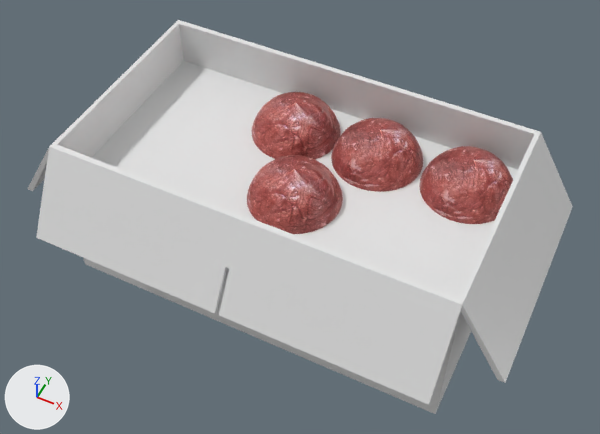
What one commit did to the Blender file Assets/Models/blend/Box.blend.
Before and after are seen from a 50 mm lens placed at (0.647, -1.28, 1.549), pointed at (0.031, -0.047, 0.007). The axes (+X, +Y, +Z) are drawn at lower left. The lights are the same throughout.

The scene before the commit, as lines of its bpy script (objects in view):
```python
ob_cube = bpy.data.objects.new('Cube', me_cube)
ob_cube.location = (0.0, 0.0, 0.0)
ob_cube.scale = (0.502, 0.28, 0.218)
ob_plane = bpy.data.objects.new('Plane', me_plane)
ob_plane.location = (0.0, 0.0, 0.093)
ob_plane.scale = (-0.498, -0.273, -0.273)
ob_sphere = bpy.data.objects.new('Sphere', me_sphere)
ob_sphere.location = (0.385, 0.147, 0.073)
ob_sphere.scale = (0.117, 0.117, 0.117)
ob_sphere_001 = bpy.data.objects.new('Sphere.001', me_sphere_001)
ob_sphere_001.location = (0.15, 0.146, 0.073)
ob_sphere_001.scale = (0.117, 0.117, 0.117)
ob_sphere_002 = bpy.data.objects.new('Sphere.002', me_sphere_002)
ob_sphere_002.location = (0.026, -0.066, 0.073)
ob_sphere_002.rotation_euler = (0.0, 0.0, -1.123)  # degrees (0, 0, -64)
ob_sphere_002.scale = (0.117, 0.117, 0.117)
ob_sphere_003 = bpy.data.objects.new('Sphere.003', me_sphere_003)
ob_sphere_003.location = (-0.077, 0.145, 0.073)
ob_sphere_003.rotation_euler = (0.0, 0.0, -1.123)  # degrees (0, 0, -64)
ob_sphere_003.scale = (0.117, 0.117, 0.117)
```
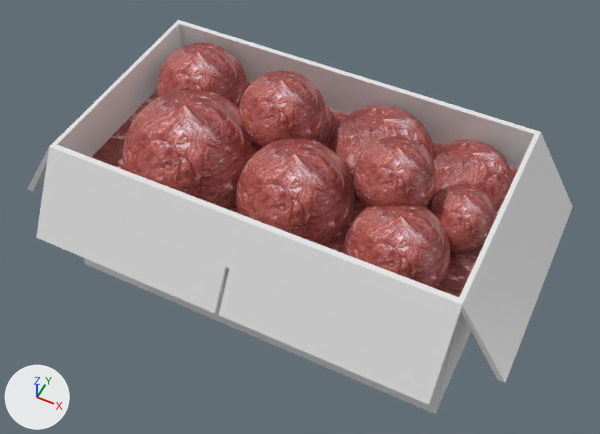
Where the change shows, as pixel boxes (x1, y1, x2, y2) in the pictures (600 x 434 px):
```json
{"object": "Meat", "change": "added", "after": [91, 43, 518, 297]}
{"object": "Plane", "change": "deleted", "before": [91, 61, 518, 297]}
{"object": "Sphere.002", "change": "deleted", "before": [247, 155, 343, 234]}
{"object": "Sphere", "change": "deleted", "before": [419, 146, 513, 224]}
{"object": "Sphere.001", "change": "deleted", "before": [331, 118, 423, 192]}
{"object": "Sphere.003", "change": "deleted", "before": [252, 92, 341, 159]}
```

Scene script edits in JSON lines:
```json
{"op": "add", "block": "me_sphere_1", "code": ["me_sphere_1 = bpy.data.meshes.new('Sphere')", "me_sphere_1.from_pydata(...)  # 4824 vertices, 5121 faces; spans x -7.49..1.04, y -3.79..1.0, z -1.08..2.22", "me_sphere_1.materials.append(mat_material_001)"]}
{"op": "remove", "block": "ob_plane", "code": ["ob_plane = bpy.data.objects.new('Plane', me_plane)", "ob_plane.location = (0.0, 0.0, 0.093)", "ob_plane.scale = (-0.498, -0.273, -0.273)"]}
{"op": "remove", "block": "ob_sphere", "code": ["ob_sphere = bpy.data.objects.new('Sphere', me_sphere)", "ob_sphere.location = (0.385, 0.147, 0.073)", "ob_sphere.scale = (0.117, 0.117, 0.117)"]}
{"op": "remove", "block": "ob_sphere_001", "code": ["ob_sphere_001 = bpy.data.objects.new('Sphere.001', me_sphere_001)", "ob_sphere_001.location = (0.15, 0.146, 0.073)", "ob_sphere_001.scale = (0.117, 0.117, 0.117)"]}
{"op": "remove", "block": "ob_sphere_002", "code": ["ob_sphere_002 = bpy.data.objects.new('Sphere.002', me_sphere_002)", "ob_sphere_002.location = (0.026, -0.066, 0.073)", "ob_sphere_002.rotation_euler = (0.0, 0.0, -1.123)  # degrees (0, 0, -64)", "ob_sphere_002.scale = (0.117, 0.117, 0.117)"]}
{"op": "remove", "block": "ob_sphere_003", "code": ["ob_sphere_003 = bpy.data.objects.new('Sphere.003', me_sphere_003)", "ob_sphere_003.location = (-0.077, 0.145, 0.073)", "ob_sphere_003.rotation_euler = (0.0, 0.0, -1.123)  # degrees (0, 0, -64)", "ob_sphere_003.scale = (0.117, 0.117, 0.117)"]}
{"op": "add", "block": "ob_meat", "code": ["ob_meat = bpy.data.objects.new('Meat', me_sphere_1)", "ob_meat.location = (0.377, 0.17, 0.073)", "ob_meat.scale = (0.117, 0.117, 0.117)"]}
```
